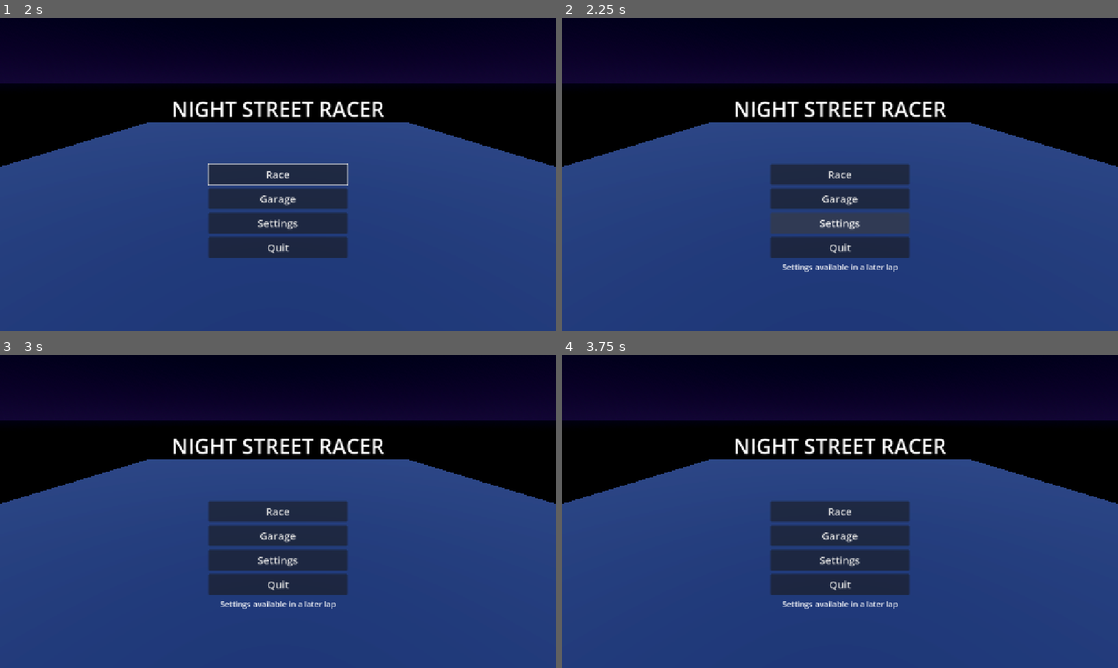
Above: before the commit, frames 1-4 (two rows, left to right).
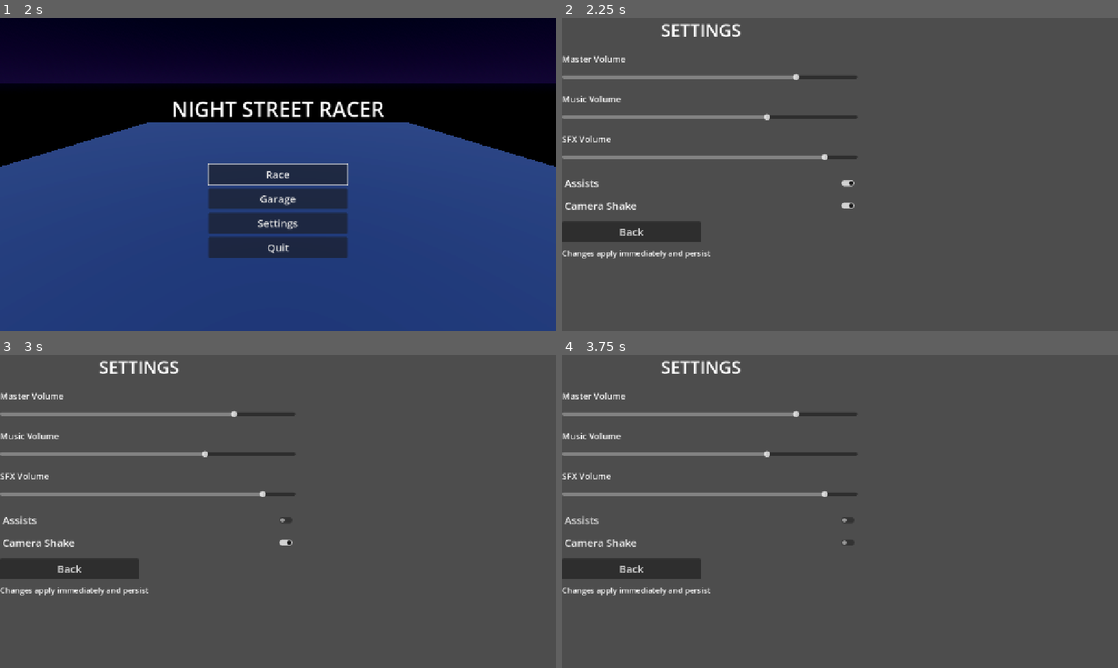
Above: after the commit, the same moments.

Repository: techafreshh/night-street-racer
Game: Godot game, scene res://scenes/ui/main_menu.tscn
Same seed, same stepped clock (60 frames per second), same inputs: the game is played once before the commit and once after it.
Inputs (mouse positions are in pixels of both pictures, inside the frame that each line leads up to):
- Up to frame 1 (2 s): click "Race" at 0.5 s; click "Back" at 1.25 s
- Up to frame 2 (2.25 s): click "Settings" at 2 s
- Up to frame 3 (3 s): click (150, 520) at 2.75 s, where only the run after the commit has a clickable "Assists"
- Up to frame 4 (3.75 s): click (712, 542) at 3.5 s, where only the run after the commit has a clickable "Camera Shake"

Frame 1 is identical in both runs. In frame 2, 100% of the frame differs, in the area x 0-100%, y 0-100%; in frame 3, 100%; in frame 4, 100%.

Commit message:
Settings menu: volume sliders, assists toggles, persistence
Add Settings autoload owning the five PRD settings keys with
coalesced SaveSystem write-back and live AudioServer bus apply.
Add settings.tscn/settings.gd screen (SETTINGS_READY), wire
MenuUI._on_settings to it, poll camera_shake in chase_camera,
add settings_persist_across_load probe and CI boot gate.

Diff:
--- a/project.godot
+++ b/project.godot
@@ -18,6 +18,7 @@
 [autoload]
 
 GameState="*res://scripts/game/GameState.gd"
+Settings="*res://scripts/game/settings.gd"
 
 [display]
 
--- /dev/null
+++ b/scenes/ui/settings.tscn
@@ -0,0 +1,98 @@
+[gd_scene load_steps=2 format=3]
+
+[ext_resource type="Script" path="res://scripts/ui/settings.gd" id="1"]
+
+[node name="Settings" type="Node"]
+script = ExtResource("1")
+
+[node name="Title" type="Label" parent="."]
+offset_right = 640.0
+offset_bottom = 60.0
+theme_override_font_sizes/font_size = 40
+text = "SETTINGS"
+horizontal_alignment = 1
+
+[node name="MasterLabel" type="Label" parent="."]
+offset_top = 80.0
+offset_right = 680.0
+offset_bottom = 110.0
+theme_override_font_sizes/font_size = 20
+text = "Master Volume"
+
+[node name="MasterSlider" type="HSlider" parent="."]
+offset_top = 112.0
+offset_right = 680.0
+offset_bottom = 160.0
+custom_minimum_size = Vector2(320, 48)
+min_value = 0.0
+max_value = 1.0
+step = 0.01
+value = 0.8
+editable = true
+
+[node name="MusicLabel" type="Label" parent="."]
+offset_top = 172.0
+offset_right = 680.0
+offset_bottom = 202.0
+theme_override_font_sizes/font_size = 20
+text = "Music Volume"
+
+[node name="MusicSlider" type="HSlider" parent="."]
+offset_top = 204.0
+offset_right = 680.0
+offset_bottom = 252.0
+custom_minimum_size = Vector2(320, 48)
+min_value = 0.0
+max_value = 1.0
+step = 0.01
+value = 0.7
+editable = true
+
+[node name="SfxLabel" type="Label" parent="."]
+offset_top = 264.0
+offset_right = 680.0
+offset_bottom = 294.0
+theme_override_font_sizes/font_size = 20
+text = "SFX Volume"
+
+[node name="SfxSlider" type="HSlider" parent="."]
+offset_top = 296.0
+offset_right = 680.0
+offset_bottom = 344.0
+custom_minimum_size = Vector2(320, 48)
+min_value = 0.0
+max_value = 1.0
+step = 0.01
+value = 0.9
+editable = true
+
+[node name="AssistsToggle" type="CheckButton" parent="."]
+offset_top = 356.0
+offset_right = 680.0
+offset_bottom = 404.0
+custom_minimum_size = Vector2(320, 48)
+theme_override_font_sizes/font_size = 24
+text = "Assists"
+
+[node name="CameraShakeToggle" type="CheckButton" parent="."]
+offset_top = 408.0
+offset_right = 680.0
+offset_bottom = 456.0
+custom_minimum_size = Vector2(320, 48)
+theme_override_font_sizes/font_size = 24
+text = "Camera Shake"
+
+[node name="BackButton" type="Button" parent="."]
+offset_top = 468.0
+offset_right = 320.0
+offset_bottom = 516.0
+custom_minimum_size = Vector2(320, 48)
+theme_override_font_sizes/font_size = 24
+text = "Back"
+
+[node name="InfoLabel" type="Label" parent="."]
+offset_top = 528.0
+offset_right = 640.0
+offset_bottom = 558.0
+theme_override_font_sizes/font_size = 18
+text = "Changes apply immediately and persist"
--- /dev/null
+++ b/scripts/game/settings.gd
@@ -0,0 +1,211 @@
+extends Node
+## User-facing audio/accessibility preferences (autoload singleton).
+## Owns the five PRD section 10 settings keys (master/music/sfx volumes,
+## assists, camera shake), applies volumes straight to AudioServer buses,
+## and persists across restarts via SaveSystem (user://save.json).
+## Mirrors the GameState coalesced load-modify-save pattern: the typed
+## setters clamp/validate then schedule exactly one deferred write-back
+## per frame (plus flush() on demand and on exit), and reload_from_disk()
+## allow-lists only the five known keys while suppressing write-back.
+## Disk failures are silent no-ops so standalone instances work headless.
+## Consumers poll /root/Settings (VehicleAssists polls assists and the
+## chase camera polls camera_shake); nothing is pushed to them.
+
+## True while bulk-loading from disk so the setters skip write-back.
+var _loading := false
+## True while a coalesced write-back is scheduled but not yet flushed.
+var _persist_pending := false
+
+var master_volume: float = 0.8:
+	set(value):
+		var level := _clamp_volume(value, 0.8)
+		if _loading:
+			master_volume = level
+			return
+		if master_volume == level:
+			return
+		master_volume = level
+		_request_persist()
+		_apply_volumes()
+	get:
+		return master_volume
+
+var music_volume: float = 0.7:
+	set(value):
+		var level := _clamp_volume(value, 0.7)
+		if _loading:
+			music_volume = level
+			return
+		if music_volume == level:
+			return
+		music_volume = level
+		_request_persist()
+		_apply_volumes()
+	get:
+		return music_volume
+
+var sfx_volume: float = 0.9:
+	set(value):
+		var level := _clamp_volume(value, 0.9)
+		if _loading:
+			sfx_volume = level
+			return
+		if sfx_volume == level:
+			return
+		sfx_volume = level
+		_request_persist()
+		_apply_volumes()
+	get:
+		return sfx_volume
+
+var assists: bool = true:
+	set(value):
+		var flag := true
+		if value is bool:
+			flag = value
+		if _loading:
+			assists = flag
+			return
+		if assists == flag:
+			return
+		assists = flag
+		_request_persist()
+	get:
+		return assists
+
+var camera_shake: bool = true:
+	set(value):
+		var flag := true
+		if value is bool:
+			flag = value
+		if _loading:
+			camera_shake = flag
+			return
+		if camera_shake == flag:
+			return
+		camera_shake = flag
+		_request_persist()
+	get:
+		return camera_shake
+
+
+func _ready() -> void:
+	reload_from_disk()
+
+
+## Numeric volumes clamp into VOLUME_MIN/MAX; anything else (String,
+## bool, null) falls back to the per-key default.
+func _clamp_volume(value: Variant, fallback: float) -> float:
+	if value is int or value is float:
+		return clampf(float(value), SaveSystem.VOLUME_MIN, SaveSystem.VOLUME_MAX)
+	return fallback
+
+
+## Disk volumes apply only when numeric and inside VOLUME_MIN/MAX;
+## corrupt entries (wrong type or out of range) fall back to defaults.
+func _disk_volume(value: Variant, fallback: float) -> float:
+	if value is int or value is float:
+		var level := float(value)
+		if level >= SaveSystem.VOLUME_MIN and level <= SaveSystem.VOLUME_MAX:
+			return level
+	return fallback
+
+
+## Disk flags apply only when strictly bool; anything else falls back.
+func _disk_flag(value: Variant, fallback: bool) -> bool:
+	if value is bool:
+		return value
+	return fallback
+
+
+## Re-read user://save.json into the five settings. Missing or corrupt
+## entries fall back to defaults, and write-back stays suppressed.
+func reload_from_disk() -> void:
+	_persist_pending = false
+	_loading = true
+	var data := SaveSystem.load_game()
+	var settings: Dictionary = data.get("settings", {})
+	master_volume = _disk_volume(settings.get("master_volume"), 0.8)
+	music_volume = _disk_volume(settings.get("music_volume"), 0.7)
+	sfx_volume = _disk_volume(settings.get("sfx_volume"), 0.9)
+	assists = _disk_flag(settings.get("assists"), true)
+	camera_shake = _disk_flag(settings.get("camera_shake"), true)
+	_loading = false
+	_apply_volumes()
+
+
+## Merge the live settings into the saved document, keeping progress /
+## records opaque for other laps. Silent no-op on failure.
+func _persist() -> void:
+	if _loading:
+		return
+	var data := SaveSystem.load_game()
+	var settings: Dictionary = data.get("settings", {})
+	settings["master_volume"] = master_volume
+	settings["music_volume"] = music_volume
+	settings["sfx_volume"] = sfx_volume
+	settings["assists"] = assists
+	settings["camera_shake"] = camera_shake
+	data["settings"] = settings
+	SaveSystem.save_game(data)
+
+
+## Mark the settings dirty and schedule exactly one deferred write-back,
+## no matter how many setters fire in the same frame. No-op while
+## bulk-loading and when a write is already scheduled.
+func _request_persist() -> void:
+	if _loading:
+		return
+	if _persist_pending:
+		return
+	_persist_pending = true
+	call_deferred("_deferred_persist")
+
+
+## Deferred write-back target: clears the pending flag first so a stranded
+## call after an explicit flush() is a no-op.
+func _deferred_persist() -> void:
+	if not _persist_pending:
+		return
+	_persist_pending = false
+	_persist()
+
+
+## Synchronous read-your-writes: durably store the pending settings now.
+## Clears the pending flag first so a stranded deferred call afterwards is
+## a no-op; a second flush without new writes writes nothing.
+func flush() -> void:
+	if not _persist_pending:
+		return
+	_persist_pending = false
+	_persist()
+
+
+func _exit_tree() -> void:
+	flush()
+
+
+## Push the three levels to the Master/Music/SFX buses. Music/SFX are
+## created at runtime when missing; Master must already exist. Level 0
+## mutes instead of applying -inf dB. Never raises.
+func _apply_volumes() -> void:
+	_apply_bus(&"Master", master_volume)
+	_apply_bus(&"Music", music_volume)
+	_apply_bus(&"SFX", sfx_volume)
+
+
+func _apply_bus(bus_name: StringName, level: float) -> void:
+	var idx := AudioServer.get_bus_index(bus_name)
+	if idx == -1:
+		if bus_name == &"Master":
+			return
+		AudioServer.add_bus()
+		idx = AudioServer.bus_count - 1
+		AudioServer.set_bus_name(idx, bus_name)
+	if idx < 0 or idx >= AudioServer.bus_count:
+		return
+	if level <= 0.0001:
+		AudioServer.set_bus_mute(idx, true)
+		return
+	AudioServer.set_bus_mute(idx, false)
+	AudioServer.set_bus_volume_db(idx, linear_to_db(clampf(level, 0.0001, 1.0)))
--- a/scripts/ui/menu.gd
+++ b/scripts/ui/menu.gd
@@ -104,9 +104,10 @@
 
 
 func _on_settings() -> void:
-	var info := _info()
-	if info != null:
-		info.text = "Settings available in a later lap"
+	var tree := get_tree()
+	if tree == null:
+		return
+	tree.change_scene_to_file("res://scenes/ui/settings.tscn")
 
 
 func _on_quit() -> void:
--- /dev/null
+++ b/scripts/ui/settings.gd
@@ -0,0 +1,145 @@
+class_name SettingsUI
+extends Node
+## Settings screen controller: master/music/sfx sliders plus assists and
+## camera-shake toggles. Seeds every widget from /root/Settings (falling
+## back to SaveSystem.load_game() when the autoload is absent headless),
+## pushes widget changes straight into the Settings typed setters so they
+## apply immediately and persist, and routes BackButton to the main menu.
+## Prints SETTINGS_READY so headless boots can gate on it. Safe to boot
+## alone: every lookup is guarded.
+
+## Slider name, settings key, and fallback level for each volume row.
+const SLIDERS: Array = [
+	["MasterSlider", "master_volume", 0.8],
+	["MusicSlider", "music_volume", 0.7],
+	["SfxSlider", "sfx_volume", 0.9],
+]
+## Toggle name, settings key, and fallback flag for each switch row.
+const TOGGLES: Array = [
+	["AssistsToggle", "assists", true],
+	["CameraShakeToggle", "camera_shake", true],
+]
+
+
+func _ready() -> void:
+	print("SETTINGS_READY")
+	_seed_widgets()
+	_wire_widgets()
+	_wire_back()
+
+
+func _unhandled_input(event: InputEvent) -> void:
+	if event.is_action_pressed("pause") or event.is_action_pressed("ui_cancel"):
+		_on_back()
+
+
+func _settings() -> Node:
+	return get_node_or_null("/root/Settings")
+
+
+func _slider(slider_name: String) -> HSlider:
+	return find_child(slider_name, true, false) as HSlider
+
+
+func _toggle(toggle_name: String) -> CheckButton:
+	return find_child(toggle_name, true, false) as CheckButton
+
+
+## Live value for key: the Settings autoload when present, otherwise the
+## on-disk settings block (or fallback when that is missing too).
+func _initial_value(key: String, fallback: Variant) -> Variant:
+	var settings := _settings()
+	if settings != null:
+		return settings.get(key)
+	var disk: Dictionary = SaveSystem.load_game().get("settings", {})
+	return disk.get(key, fallback)
+
+
+## Seed sliders/toggles before wiring signals so seeding emits nothing.
+func _seed_widgets() -> void:
+	for entry in SLIDERS:
+		var slider := _slider(str(entry[0]))
+		if slider == null:
+			continue
+		var raw: Variant = _initial_value(str(entry[1]), entry[2])
+		if raw is int or raw is float:
+			slider.value = clampf(float(raw), 0.0, 1.0)
+		else:
+			slider.value = float(entry[2])
+	for entry in TOGGLES:
+		var toggle := _toggle(str(entry[0]))
+		if toggle == null:
+			continue
+		var flag: Variant = _initial_value(str(entry[1]), entry[2])
+		if flag is bool:
+			toggle.button_pressed = flag
+		else:
+			toggle.button_pressed = bool(entry[2])
+
+
+func _wire_widgets() -> void:
+	for entry in SLIDERS:
+		_wire_slider(str(entry[0]), str(entry[1]))
+	for entry in TOGGLES:
+		_wire_toggle(str(entry[0]), str(entry[1]))
+
+
+func _wire_slider(slider_name: String, key: String) -> void:
+	var slider := _slider(slider_name)
+	if slider == null:
+		return
+	slider.value_changed.connect(_on_slider_changed.bind(key))
+
+
+func _wire_toggle(toggle_name: String, key: String) -> void:
+	var toggle := _toggle(toggle_name)
+	if toggle == null:
+		return
+	toggle.toggled.connect(_on_toggle_changed.bind(key))
+
+
+func _on_slider_changed(value: float, key: String) -> void:
+	var settings := _settings()
+	if settings != null:
+		settings.set(key, value)
+		return
+	_persist_disk_volume(key, value)
+
+
+func _on_toggle_changed(button_pressed: bool, key: String) -> void:
+	var settings := _settings()
+	if settings != null:
+		settings.set(key, button_pressed)
+		return
+	_persist_disk_flag(key, button_pressed)
+
+
+## Autoload-absent fallback: write the single key straight into the
+## on-disk settings block, keeping progress/records opaque.
+func _persist_disk_volume(key: String, value: float) -> void:
+	var data := SaveSystem.load_game()
+	var settings: Dictionary = data.get("settings", {})
+	settings[key] = clampf(value, SaveSystem.VOLUME_MIN, SaveSystem.VOLUME_MAX)
+	data["settings"] = settings
+	SaveSystem.save_game(data)
+
+
+func _persist_disk_flag(key: String, flag: bool) -> void:
+	var data := SaveSystem.load_game()
+	var settings: Dictionary = data.get("settings", {})
+	settings[key] = flag
+	data["settings"] = settings
+	SaveSystem.save_game(data)
+
+
+func _wire_back() -> void:
+	var back := find_child("BackButton", true, false) as BaseButton
+	if back != null:
+		back.pressed.connect(_on_back)
+
+
+func _on_back() -> void:
+	var tree := get_tree()
+	if tree == null:
+		return
+	tree.change_scene_to_file("res://scenes/ui/main_menu.tscn")
--- a/scripts/vehicles/chase_camera.gd
+++ b/scripts/vehicles/chase_camera.gd
@@ -37,6 +37,13 @@
 	var to_look := look - global_position
 	if to_look.length() > 0.05 and absf(to_look.normalized().dot(Vector3.UP)) < 0.999:
 		look_at(look, Vector3.UP)
+	if is_inside_tree() and get_tree() != null:
+		var settings := get_node_or_null("/root/Settings")
+		if settings != null:
+			for prop in settings.get_property_list():
+				if prop.get("name") == "camera_shake":
+					camera_shake = bool(settings.get("camera_shake"))
+					break
 	if camera_shake and speed > 1.0:
 		var s := shake_amplitude * t
 		translate(Vector3(sin(_time * 31.0) * s, sin(_time * 47.0 + 1.3) * s * 0.6, 0.0))
--- a/tests/suites/test_save.gd
+++ b/tests/suites/test_save.gd
@@ -28,6 +28,7 @@
 		"test_gamestate_coalesces_rapid_writes",
 		"test_gamestate_reload_rejects_non_numeric_color",
 		"test_gamestate_selected_car_default",
+		"settings_persist_across_load",
 	]
 	return names
 
@@ -671,3 +672,52 @@
 	var car_packed = load("res://scenes/vehicles/car_sedan.tscn")
 	ctx.check(car_packed is PackedScene, "default car scene car_sedan.tscn loads")
 	return true
+
+func settings_persist_across_load() -> bool:
+	var script = load("res://scripts/game/settings.gd")
+	ctx.check(script != null, "settings.gd loads for the persistence probe")
+	if script == null:
+		return true
+	ctx.check(SaveSystem.save_game(SaveSystem.default_data()), "settings probe starts from defaults")
+	var first = script.new()
+	ctx.check(first != null, "first Settings instantiates standalone")
+	if first == null:
+		SaveSystem.save_game(SaveSystem.default_data())
+		return true
+	first.set("master_volume", 0.3)
+	first.set("music_volume", 0.4)
+	first.set("sfx_volume", 0.5)
+	first.set("assists", false)
+	first.set("camera_shake", false)
+	first.flush()
+	var second = script.new()
+	ctx.check(second != null, "second Settings instantiates standalone")
+	if second == null:
+		first.free()
+		SaveSystem.save_game(SaveSystem.default_data())
+		return true
+	second.reload_from_disk()
+	ctx.check(absf(float(second.get("master_volume")) - 0.3) < 0.001, "fresh instance observes saved master_volume")
+	ctx.check(absf(float(second.get("music_volume")) - 0.4) < 0.001, "fresh instance observes saved music_volume")
+	ctx.check(absf(float(second.get("sfx_volume")) - 0.5) < 0.001, "fresh instance observes saved sfx_volume")
+	ctx.check(bool(second.get("assists")) == false, "fresh instance observes saved assists")
+	ctx.check(bool(second.get("camera_shake")) == false, "fresh instance observes saved camera_shake")
+	first.free()
+	second.free()
+	var bad := SaveSystem.default_data()
+	(bad["settings"] as Dictionary)["master_volume"] = "loud"
+	(bad["settings"] as Dictionary)["music_volume"] = 2.0
+	(bad["settings"] as Dictionary)["sfx_volume"] = -1.0
+	(bad["settings"] as Dictionary)["assists"] = 1
+	(bad["settings"] as Dictionary)["camera_shake"] = "yes"
+	ctx.check(SaveSystem.save_game(bad), "save_game writes corrupt settings probe")
+	var probe = script.new()
+	probe.reload_from_disk()
+	ctx.check(absf(float(probe.get("master_volume")) - 0.8) < 0.001, "String master_volume reloads to the safe default")
+	ctx.check(absf(float(probe.get("music_volume")) - 0.7) < 0.001, "out-of-range music_volume reloads to the safe default")
+	ctx.check(absf(float(probe.get("sfx_volume")) - 0.9) < 0.001, "out-of-range sfx_volume reloads to the safe default")
+	ctx.check(bool(probe.get("assists")) == true, "non-bool assists reloads to the safe default")
+	ctx.check(bool(probe.get("camera_shake")) == true, "non-bool camera_shake reloads to the safe default")
+	probe.free()
+	ctx.check(SaveSystem.save_game(SaveSystem.default_data()), "settings probe restores defaults")
+	return true
Not shown, added: scripts/game/settings.gd.uid
Not shown, added: scripts/ui/settings.gd.uid
